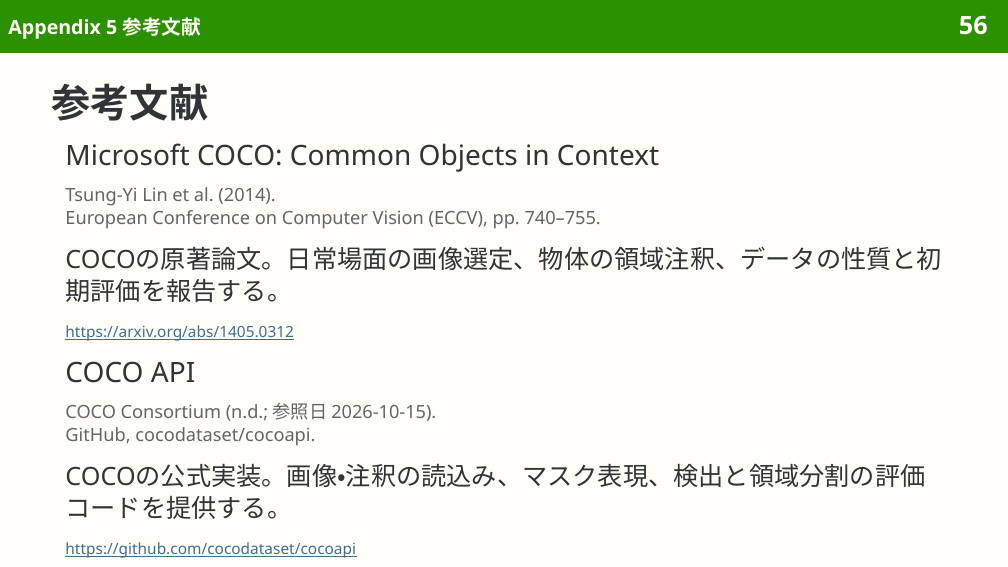
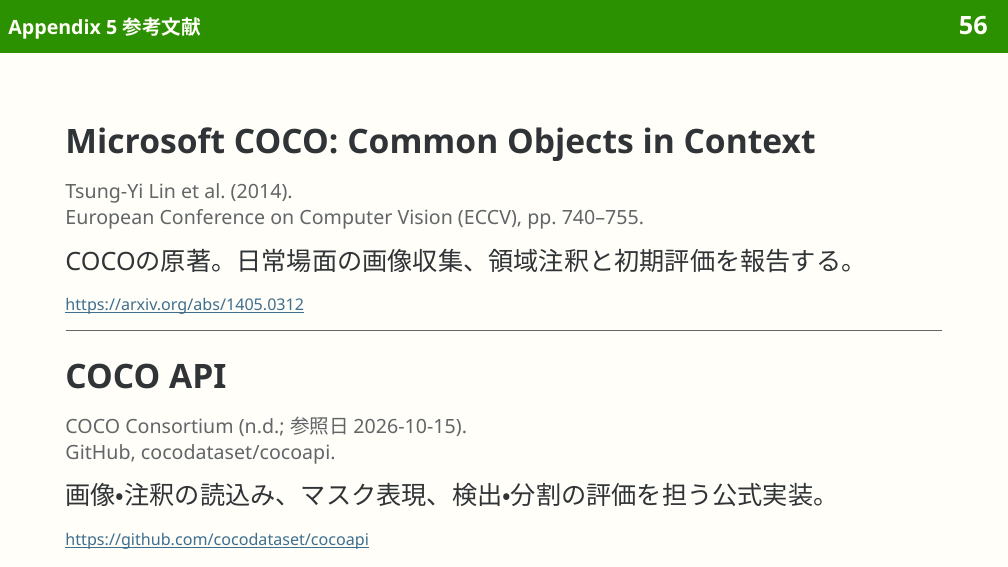
Before and after one commit to sasakiy84/datasets-in-10-minutes, a slide deck: slide 56 of slides/datasets-in-10-minutes-coco.pptx. Drawn at 1008x567 pixels with LibreOffice and Linux fonts; fonts in the diff are those of the drawing. Boxes give left, top, right and bottom in pixels: in the first picture for what was removed or moved away, otherwise in the second. Text is boxed around its words. In the diff, an @@ line names an element or a change of style, - is before the commit and + after.

Commit message:
Illustrate COCO pixel areas and improve contents and references

```diff
--- a/slides/datasets-in-10-minutes-coco.pptx
+++ b/slides/datasets-in-10-minutes-coco.pptx
@@ title removed at (52, 83, 209, 121) @@
-参考文献
@@ text "Microsoft COCO: Common Objects in ..." at (65, 127, 816, 161): size 20 to 24 pt, bold on; line spacing 1.05 to 1.1 @@
@@ text "Microsoft COCO: Common Objects in ...": place and size @@
-text "Microsoft COCO: Common Objects in ..." at (65, 143, 659, 172)
+text "Microsoft COCO: Common Objects in ..." at (65, 127, 816, 161)
@@ text "Tsung-Yi Lin et al. (2014)." at (65, 183, 644, 229): size 13 to 14 pt; line spacing 1.05 to 1.1 @@
@@ text at (65, 248, 866, 273): text changed @@
-COCOの原著論文。日常場面の画像選定、物体の領域注釈、データの性質と初期評価を報告する。
+COCOの原著。日常場面の画像収集、領域注釈と初期評価を報告する。
@@ text "https://arxiv.org/abs/1405.0312" at (65, 297, 304, 314): size 11 to 11.5 pt; line spacing 1.05 to 1.1 @@
@@ text "https://arxiv.org/abs/1405.0312": place and size @@
-text "https://arxiv.org/abs/1405.0312" at (65, 325, 294, 341)
+text "https://arxiv.org/abs/1405.0312" at (65, 297, 304, 314)
@@ text "COCO API" at (65, 363, 226, 389): size 20 to 24 pt, bold on; line spacing 1.05 to 1.1 @@
@@ line added from (66, 331) to (942, 331), #626669 0.8 pt @@
@@ text "COCO Consortium (n.d.; 参照日 2026-10-15)." at (65, 416, 467, 464): size 13 to 14 pt; line spacing 1.05 to 1.1 @@
@@ text "COCO Consortium (n.d.; 参照日 2026-10-15).": place and size @@
-text "COCO Consortium (n.d.; 参照日 2026-10-15)." at (65, 403, 436, 446)
+text "COCO Consortium (n.d.; 参照日 2026-10-15)." at (65, 416, 467, 464)
@@ text at (65, 482, 838, 506): text changed @@
-COCOの公式実装。画像・注釈の読込み、マスク表現、検出と領域分割の評価コードを提供する。
+画像・注釈の読込み、マスク表現、検出・分割の評価を担う公式実装。
@@ text "https://github.com/cocodataset/cocoapi": place and size @@
-text "https://github.com/cocodataset/cocoapi" at (65, 542, 356, 558)
+text "https://github.com/cocodataset/cocoapi" at (65, 532, 369, 549)
@@ text "https://github.com/cocodataset/cocoapi" at (65, 532, 369, 549): size 11 to 11.5 pt; line spacing 1.05 to 1.1 @@
```
Also in this commit, not shown: 5 other slides changed, 3 other files.
